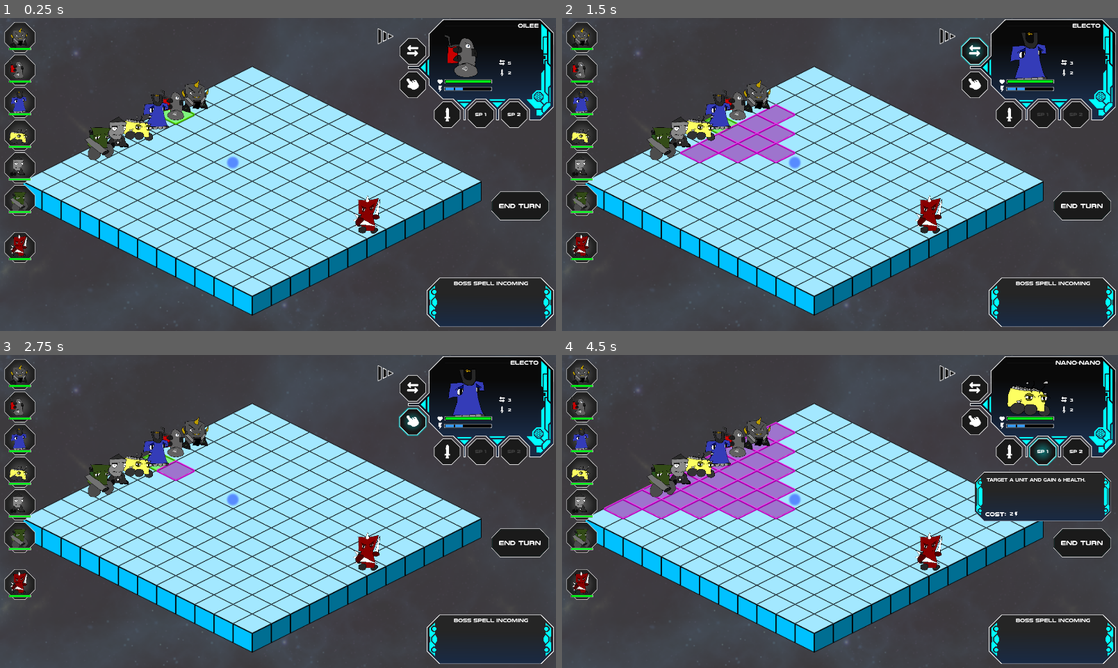
Above: before the commit, frames 1-4 (two rows, left to right).
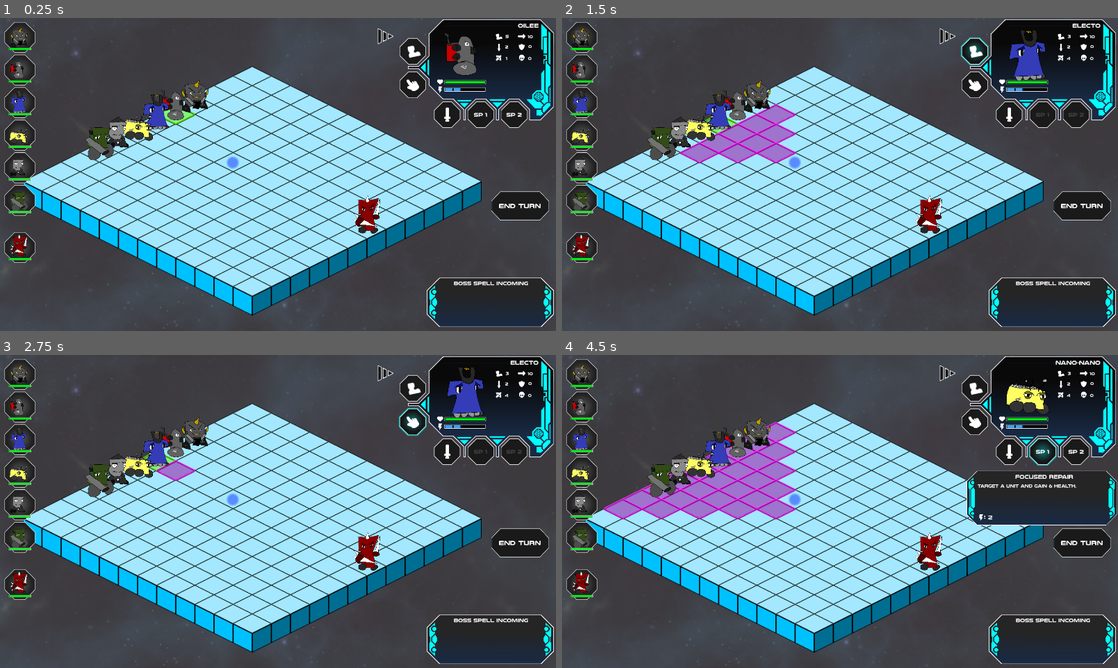
Above: after the commit, the same moments.

Repository: ScottHo/tactics
Game: Godot game, scene res://level.tscn
Same seed, same stepped clock (60 frames per second), same inputs: the game is played once before the commit and once after it.
Inputs (mouse positions are in pixels of both pictures, inside the frame that each line leads up to):
- Up to frame 1 (0.25 s): no input
- Up to frame 2 (1.5 s): click "End Turn" at 0.5 s; click (973, 52) at 1.25 s
- Up to frame 3 (2.75 s): click (411, 420) at 2 s
- Up to frame 4 (4.5 s): click (1006, 452) at 2.75 s; click "End Turn" at 3.5 s; click "SP 1" at 4.25 s

The runs differ from the first frame. In frame 1, 0.7% of the frame differs, in the area x 73-96%, y 4-34%; in frame 2, 0.7%; in frame 3, 0.7%; in frame 4, 2.4%, in the area x 72-100%, y 4-55%.

Commit message:
Add all stats to character container

Diff:
--- a/ActionFactory.gd
+++ b/ActionFactory.gd
@@ -23,7 +23,7 @@
         for _ent in targets:
             _ent.loseHP(user.get_damage() + 4)
         return
-    var d = "Deals base damage + 4 to any target. Gains 3 Threat. Gains 3 movement penalty for 1 turn."
+    var d = "Deals base damage x2 to any target. Gains 3 Threat. Gains 3 movement penalty for 1 turn."
     _add_test_action(ent, "Exert", d, 0, -1, false, 2, [], effect, true, type)
     return
 
@@ -61,7 +61,7 @@
         for _ent in targets:
             _ent.loseHP(user.get_damage() + 2)
         return
-    var d = "Target a 3x3 area and deal base damage + 2. Gains 2 Threat."
+    var d = "Target a 3x3 area and deal base damage +2. Gains 2 Threat."
     _add_test_action(ent, "Storm", d, -0, -1, true, 3, shape_3x3, effect, false, type)
     return
 
@@ -98,7 +98,7 @@
         for _ent in targets:
             _ent.damage_modifier += 1
         return
-    var d = "Target unit permanenlty gains 1 base damage."
+    var d = "Target unit permanenlty gains +1 base damage."
     _add_test_action(ent, "Weapons Upgrade", d, 0, 1, false, 2, [], effect, true, type)
     return
 
@@ -107,7 +107,7 @@
         for _ent in targets:
             _ent.movement_modifier += 1
         return
-    var d = "Target unit permanently gain 1 movement."
+    var d = "Target unit permanently gain +1 movement."
     _add_test_action(ent, "Engine Upgrade", d, 0, 1, false, 2, [], effect, true, type)
     return
 
@@ -117,7 +117,7 @@
         for _ent in targets:
             _ent.loseHP(user.get_damage())
         return
-    var d = "Deals base damage to any target. Gains 1 Threat."
+    var d = "Deals base damage to any target with +3 Range. Gains 1 Threat."
     _add_test_action(ent, "Snipe", d, 3, -1, false, 1, [], effect, true, type)
     return
 
--- a/EntityInfoTab.tscn
+++ b/EntityInfoTab.tscn
@@ -48,7 +48,7 @@
 scale = Vector2(0.67, 0.67)
 
 [node name="HeartSprite" type="Sprite2D" parent="Stats"]
-position = Vector2(87.0245, 0)
+position = Vector2(85.3473, -2.23628)
 scale = Vector2(0.6, 0.6)
 texture = ExtResource("4_reefb")
 
--- a/menu.gd
+++ b/menu.gd
@@ -3,6 +3,7 @@
 var _state: State
 var _button_state_cache: Array
 var _tab_dict: Dictionary = {}
+var _action_names: Dictionary = {}
 var _action_descriptions: Dictionary = {}
 var _action_costs: Dictionary = {}
 var force_show_description := false
@@ -17,11 +18,15 @@
 @onready var action1Button: Button = $CharacterContainer/Action1Button
 @onready var action2Button: Button = $CharacterContainer/Action2Button
 
-@onready var numMovesLabel: Label = $CharacterContainer/NumMovesLabel
-@onready var currentTurnLabel: Label = $CharacterContainer/CurrentTurnLabel
+@onready var nameLabel: Label = $CharacterContainer/NameLabel
+@onready var movesLabel: Label = $CharacterContainer/MovesLabel
+@onready var damageLabel: Label = $CharacterContainer/DamageLabel
+@onready var speedLabel: Label = $CharacterContainer/SpeedLabel
+@onready var armorLabel: Label = $CharacterContainer/ArmorLabel
+@onready var rangeLabel: Label = $CharacterContainer/RangeLabel
+@onready var threatLabel: Label = $CharacterContainer/ThreatLabel
 @onready var healthBar: TextureProgressBar = $CharacterContainer/HealthBar
 @onready var energyBar: TextureProgressBar = $CharacterContainer/EnergyBar
-@onready var damageLabel: Label = $CharacterContainer/DamageLabel
 
 @onready var expandHover: Sprite2D = $TurnsContainer/ExpandHover
 @onready var turnSprites: Array = [$TurnsContainer/Turn0, $TurnsContainer/Turn1,
@@ -121,7 +126,7 @@
 
 func showCurrentTurn(turn: int):
     var entity := _state.get_entity(turn)
-    currentTurnLabel.text = _state.get_entity(turn).display_name
+    nameLabel.text = _state.get_entity(turn).display_name
     disableActionButtons()
     var is_ally := _state.isAlly(entity)
     if is_ally:
@@ -143,6 +148,9 @@
     return
 
 func setup_action_descriptions(entity: Entity):
+    _action_names[ActionType.ATTACK] = entity.attack.display_name
+    _action_names[ActionType.ACTION1] = entity.action1.display_name
+    _action_names[ActionType.ACTION2] = entity.action2.display_name
     _action_descriptions[ActionType.ATTACK] = entity.attack.description
     _action_descriptions[ActionType.ACTION1] = entity.action1.description
     _action_descriptions[ActionType.ACTION2] = entity.action2.description
@@ -156,7 +164,13 @@
     healthBar.value = entity.health
     energyBar.value = entity.energy
     damageLabel.text = str(entity.get_damage())
-    numMovesLabel.text = str(entity.moves_left)
+    movesLabel.text = str(entity.moves_left)
+    speedLabel.text = str(entity.get_speed())
+    armorLabel.text = str(entity.get_armor())
+    rangeLabel.text = str(entity.get_range())
+    threatLabel.text = str(entity.threat)
+    if not entity.is_ally:
+        threatLabel.text = "-"
     return
 
 func unpress_all_buttons(omit=null):
@@ -247,6 +261,7 @@
     if not _action_descriptions.has(action_type):
         show = false
     if show:
+        $DescriptionContainer/DescriptionName.text = _action_names[action_type]
         $DescriptionContainer/DescriptionLabel.text = _action_descriptions[action_type]
         $DescriptionContainer/DescriptionCost.text = str(_action_costs[action_type])
     $DescriptionContainer.visible = show
--- a/menu.tscn
+++ b/menu.tscn
@@ -10,13 +10,17 @@
 [ext_resource type="Texture2D" uid="uid://ui7y4aq56qpg" path="res://Assets/Boss1.png" id="8_pd4nx"]
 [ext_resource type="Texture2D" uid="uid://i5cao7fn5vrc" path="res://Assets/white_bolt.png" id="9_vl4vh"]
 [ext_resource type="Texture2D" uid="uid://dc3pjsse52ru1" path="res://Assets/heart_white.png" id="10_slf17"]
-[ext_resource type="Texture2D" uid="uid://b8pefgb5l0j42" path="res://Assets/arrow_reserve.png" id="11_p5wk3"]
+[ext_resource type="Texture2D" uid="uid://cx8a03jh8vpo2" path="res://Assets/Boot.png" id="11_d8bxd"]
 [ext_resource type="Texture2D" uid="uid://cb20eq0yo3eql" path="res://Assets/pointer.png" id="12_kln7r"]
 [ext_resource type="Texture2D" uid="uid://dodutmihl1csn" path="res://Assets/item_sword.png" id="12_xlgau"]
+[ext_resource type="Texture2D" uid="uid://dhn2kw5m6too0" path="res://Assets/skull.png" id="13_k180g"]
 [ext_resource type="Texture2D" uid="uid://dhyotx8kv2bn1" path="res://Assets/expand-button.png" id="14_f8s5v"]
+[ext_resource type="Texture2D" uid="uid://bq0412hu76135" path="res://Assets/Shield.png" id="14_m7c37"]
 [ext_resource type="Texture2D" uid="uid://dtaxigjhqqw61" path="res://Assets/Progress_Under_no_glow.png" id="14_t4p6o"]
 [ext_resource type="Texture2D" uid="uid://bnsflbk3hbddm" path="res://Assets/Health_Over.png" id="15_dpdc3"]
 [ext_resource type="Texture2D" uid="uid://dh7objn6mrlvt" path="res://Assets/Energy_Over.png" id="16_08yr0"]
+[ext_resource type="Texture2D" uid="uid://bqk53ub4xnocc" path="res://Assets/range.png" id="17_diddf"]
+[ext_resource type="Texture2D" uid="uid://fd3t18ylbg2a" path="res://Assets/arrow.png" id="19_gtpi5"]
 
 [node name="Node2D" type="Node2D"]
 z_index = 10
@@ -60,47 +64,58 @@
 autowrap_mode = 2
 
 [node name="DescriptionContainer" type="ReferenceRect" parent="."]
-offset_left = 1139.17
-offset_top = 322.95
-offset_right = 1521.17
-offset_bottom = 462.95
+offset_left = 1115.52
+offset_top = 321.268
+offset_right = 1530.52
+offset_bottom = 471.268
 
 [node name="Sci-fi-ui-panels" type="Sprite2D" parent="DescriptionContainer"]
-scale = Vector2(0.2, 0.2)
+position = Vector2(0.84082, -0.840912)
+scale = Vector2(0.22, 0.22)
 texture = ExtResource("3_xttrl")
 centered = false
 
+[node name="DescriptionName" type="Label" parent="DescriptionContainer"]
+offset_left = 50.8832
+offset_top = 6.41843
+offset_right = 380.883
+offset_bottom = 26.4184
+theme_override_font_sizes/font_size = 15
+text = "Action"
+horizontal_alignment = 1
+autowrap_mode = 2
+
 [node name="DescriptionLabel" type="Label" parent="DescriptionContainer"]
 layout_mode = 0
-offset_left = 32.6289
-offset_top = 14.4865
-offset_right = 342.629
-offset_bottom = 84.4865
+offset_left = 31.0947
+offset_top = 32.8981
+offset_right = 391.095
+offset_bottom = 115.898
 theme_override_font_sizes/font_size = 12
 text = "No Action Selected."
 autowrap_mode = 2
 
 [node name="DescriptionCost" type="Label" parent="DescriptionContainer"]
 layout_mode = 0
-offset_left = 97.4044
-offset_top = 107.604
-offset_right = 98.4044
-offset_bottom = 123.604
-theme_override_font_sizes/font_size = 12
+offset_left = 59.6177
+offset_top = 116.508
+offset_right = 60.6177
+offset_bottom = 137.508
 text = "5"
 autowrap_mode = 2
 
 [node name="Label" type="Label" parent="DescriptionContainer"]
 layout_mode = 0
-offset_left = 29.1353
-offset_top = 106.476
-offset_right = 88.1353
-offset_bottom = 127.476
-text = "Cost:"
+offset_left = 48.257
+offset_top = 116.291
+offset_right = 107.257
+offset_bottom = 137.291
+text = ":
+"
 
 [node name="Sprite2D" type="Sprite2D" parent="DescriptionContainer"]
-position = Vector2(114.617, 116.231)
-scale = Vector2(0.3, 0.3)
+position = Vector2(40.4616, 127.797)
+scale = Vector2(0.4, 0.4)
 texture = ExtResource("9_vl4vh")
 
 [node name="TurnButton" type="Button" parent="."]
@@ -127,7 +142,7 @@
 centered = false
 
 [node name="CharacterSprite" type="Sprite2D" parent="CharacterContainer"]
-position = Vector2(210.284, 44.7213)
+position = Vector2(206.567, 37.8388)
 scale = Vector2(0.3, 0.3)
 texture = ExtResource("8_pd4nx")
 centered = false
@@ -138,7 +153,7 @@
 texture = ExtResource("7_eppjx")
 centered = false
 
-[node name="CurrentTurnLabel" type="Label" parent="CharacterContainer"]
+[node name="NameLabel" type="Label" parent="CharacterContainer"]
 layout_direction = 3
 layout_mode = 0
 offset_left = 55.6133
@@ -150,41 +165,105 @@
 horizontal_alignment = 2
 vertical_alignment = 1
 
+[node name="MovesSprite" type="Sprite2D" parent="CharacterContainer"]
+position = Vector2(379.799, 54.6127)
+scale = Vector2(0.5, 0.5)
+texture = ExtResource("11_d8bxd")
+centered = false
+
+[node name="MovesLabel" type="Label" parent="CharacterContainer"]
+layout_mode = 0
+offset_left = 412.253
+offset_top = 61.3481
+offset_right = 460.252
+offset_bottom = 99.3481
+theme_override_fonts/font = ExtResource("5_n8sjp")
+theme_override_font_sizes/font_size = 14
+text = "88"
+horizontal_alignment = 1
+vertical_alignment = 1
+
+[node name="DamageSprite" type="Sprite2D" parent="CharacterContainer"]
+position = Vector2(381.688, 92.9664)
+scale = Vector2(0.5, 0.5)
+texture = ExtResource("12_xlgau")
+centered = false
+
 [node name="DamageLabel" type="Label" parent="CharacterContainer"]
 layout_mode = 0
-offset_left = 420.372
-offset_top = 187.255
-offset_right = 468.372
-offset_bottom = 225.255
-theme_override_fonts/font = ExtResource("5_n8sjp")
-theme_override_font_sizes/font_size = 14
-text = "88"
-horizontal_alignment = 1
-vertical_alignment = 1
-
-[node name="NumMovesLabel" type="Label" parent="CharacterContainer"]
-layout_mode = 0
-offset_left = 420.372
-offset_top = 152.802
-offset_right = 468.371
-offset_bottom = 190.802
-theme_override_fonts/font = ExtResource("5_n8sjp")
-theme_override_font_sizes/font_size = 14
-text = "88"
-horizontal_alignment = 1
-vertical_alignment = 1
-
-[node name="ItemSword" type="Sprite2D" parent="CharacterContainer"]
-position = Vector2(392.372, 180.055)
-scale = Vector2(0.5, 0.5)
-texture = ExtResource("12_xlgau")
-centered = false
-
-[node name="MoveSprite" type="Sprite2D" parent="CharacterContainer"]
-position = Vector2(392.372, 144.953)
-scale = Vector2(0.5, 0.5)
-texture = ExtResource("11_p5wk3")
-centered = false
+offset_left = 409.894
+offset_top = 96.694
+offset_right = 457.894
+offset_bottom = 134.694
+theme_override_fonts/font = ExtResource("5_n8sjp")
+theme_override_font_sizes/font_size = 14
+text = "88"
+horizontal_alignment = 1
+vertical_alignment = 1
+
+[node name="RangeSprite" type="Sprite2D" parent="CharacterContainer"]
+position = Vector2(404.15, 153.053)
+scale = Vector2(0.5, 0.5)
+texture = ExtResource("17_diddf")
+
+[node name="RangeLabel" type="Label" parent="CharacterContainer"]
+offset_left = 410.044
+offset_top = 136.871
+offset_right = 458.043
+offset_bottom = 174.871
+theme_override_fonts/font = ExtResource("5_n8sjp")
+theme_override_font_sizes/font_size = 14
+text = "88"
+horizontal_alignment = 1
+vertical_alignment = 1
+
+[node name="SpeedSprite" type="Sprite2D" parent="CharacterContainer"]
+position = Vector2(485.585, 79.0673)
+scale = Vector2(0.5, 0.5)
+texture = ExtResource("19_gtpi5")
+
+[node name="SpeedLabel" type="Label" parent="CharacterContainer"]
+offset_left = 492.091
+offset_top = 62.469
+offset_right = 540.089
+offset_bottom = 100.469
+theme_override_fonts/font = ExtResource("5_n8sjp")
+theme_override_font_sizes/font_size = 14
+text = "88"
+horizontal_alignment = 1
+vertical_alignment = 1
+
+[node name="ArmorSprite" type="Sprite2D" parent="CharacterContainer"]
+position = Vector2(484.313, 115.86)
+scale = Vector2(0.5, 0.5)
+texture = ExtResource("14_m7c37")
+
+[node name="ArmorLabel" type="Label" parent="CharacterContainer"]
+offset_left = 491.206
+offset_top = 97.3193
+offset_right = 539.205
+offset_bottom = 135.319
+theme_override_fonts/font = ExtResource("5_n8sjp")
+theme_override_font_sizes/font_size = 14
+text = "88"
+horizontal_alignment = 1
+vertical_alignment = 1
+
+[node name="ThreatSprite" type="Sprite2D" parent="CharacterContainer"]
+position = Vector2(486.089, 152.691)
+scale = Vector2(0.5, 0.5)
+texture = ExtResource("13_k180g")
+
+[node name="ThreatLabel" type="Label" parent="CharacterContainer"]
+offset_left = 490.328
+offset_top = 136.509
+offset_right = 538.326
+offset_bottom = 174.509
+theme_override_fonts/font = ExtResource("5_n8sjp")
+theme_override_font_sizes/font_size = 14
+text = "88"
+horizontal_alignment = 1
+vertical_alignment = 1
 
 [node name="MoveButton" type="Button" parent="CharacterContainer"]
 layout_mode = 0
@@ -196,7 +275,7 @@
 theme = ExtResource("4_cvwx3")
 theme_type_variation = &"FlatButton"
 toggle_mode = true
-icon = ExtResource("11_p5wk3")
+icon = ExtResource("11_d8bxd")
 icon_alignment = 1
 
 [node name="InteractButton" type="Button" parent="CharacterContainer"]
@@ -233,6 +312,7 @@
 focus_mode = 0
 theme = ExtResource("4_cvwx3")
 theme_type_variation = &"FlatButton"
+theme_override_font_sizes/font_size = 19
 toggle_mode = true
 text = "SP 1"
 
@@ -245,28 +325,29 @@
 focus_mode = 0
 theme = ExtResource("4_cvwx3")
 theme_type_variation = &"FlatButton"
+theme_override_font_sizes/font_size = 19
 toggle_mode = true
 text = "SP 2"
 
-[node name="HudHeartFull" type="Sprite2D" parent="CharacterContainer"]
-position = Vector2(183.836, 216.656)
-scale = Vector2(0.4, 0.4)
+[node name="HeartSprite" type="Sprite2D" parent="CharacterContainer"]
+position = Vector2(178.527, 209.717)
+scale = Vector2(0.5, 0.5)
 texture = ExtResource("10_slf17")
 centered = false
 
 [node name="HealthBar" type="TextureProgressBar" parent="CharacterContainer"]
 z_index = 5
 offset_left = 215.613
-offset_top = 226.322
+offset_top = 228.822
 offset_right = 427.613
-offset_bottom = 256.322
-scale = Vector2(0.8, 0.6)
+offset_bottom = 258.822
+scale = Vector2(0.7, 0.6)
 value = 50.0
 texture_under = ExtResource("14_t4p6o")
 texture_progress = ExtResource("15_dpdc3")
 
-[node name="BoltGold" type="Sprite2D" parent="CharacterContainer"]
-position = Vector2(178.469, 236.446)
+[node name="EnergySprite" type="Sprite2D" parent="CharacterContainer"]
+position = Vector2(178.469, 238.946)
 scale = Vector2(0.5, 0.5)
 texture = ExtResource("9_vl4vh")
 centered = false
@@ -274,10 +355,10 @@
 [node name="EnergyBar" type="TextureProgressBar" parent="CharacterContainer"]
 z_index = 5
 offset_left = 214.619
-offset_top = 251.522
+offset_top = 254.022
 offset_right = 426.619
-offset_bottom = 281.522
-scale = Vector2(0.8, 0.6)
+offset_bottom = 284.022
+scale = Vector2(0.7, 0.6)
 max_value = 5.0
 value = 3.0
 texture_under = ExtResource("14_t4p6o")
Binary file added: Assets/Boot.png
Not shown, added: Assets/Boot.png.import
Binary file added: Assets/Shield.png
Not shown, added: Assets/Shield.png.import
Binary file added: Assets/arrow.png
Not shown, added: Assets/arrow.png.import
Binary file changed: Assets/arrow_reserve.png
Binary file changed: Assets/heart_white.png
Binary file changed: Assets/item_sword.png
Binary file changed: Assets/pointer.png
Binary file added: Assets/range.png
Not shown, added: Assets/range.png.import
(and 3 more such lines)
